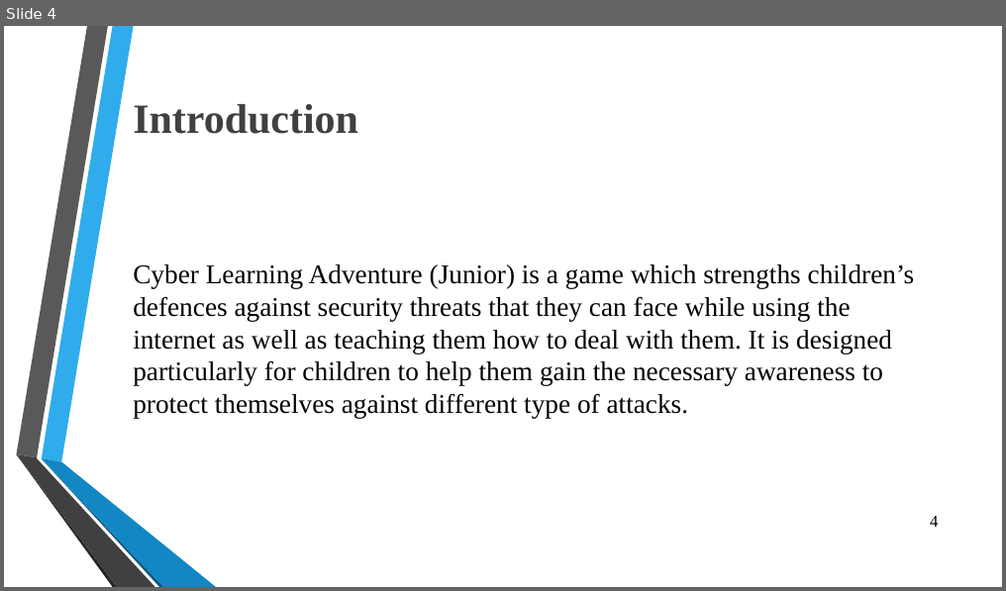
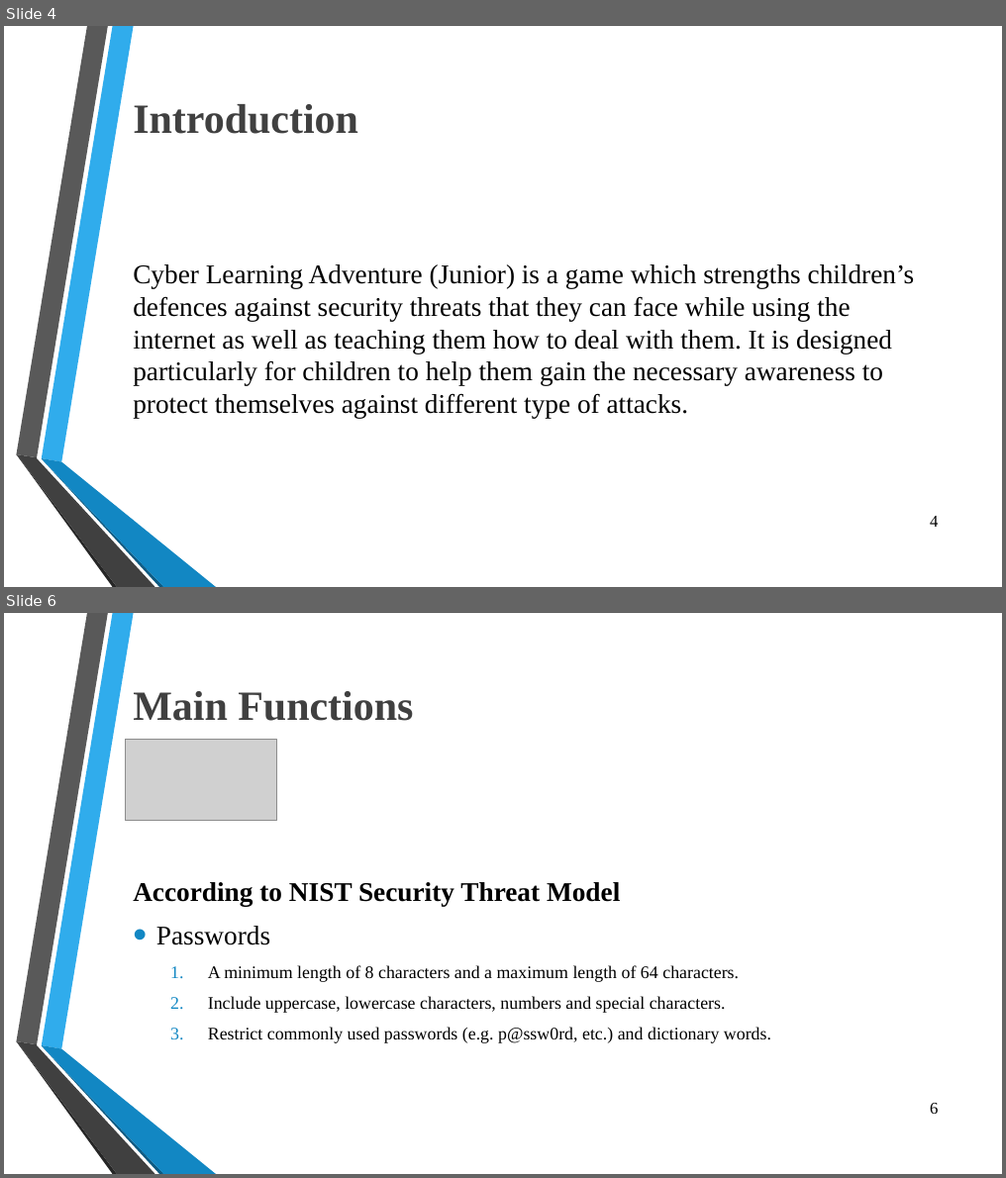
Before and after one commit to OmarSedkyUI/CyberLearningAdventureJunior, a slide deck: Graduation_Project_Presentation_Seminar2.pptx. Shown one above the other, each under a label of ours: slide 4 before the commit, slides 4 and 6 after it; the slides between them are not shown. The pictures are 1006x591 and 1006x1178 pixels, drawn with LibreOffice and Linux fonts; fonts in the diff are those of the drawing; grey boxes stand for pictures; background and template pictures are left out. Boxes give left, top, right and bottom in pixels: in the first picture for what was removed or moved away, otherwise in the second. Text is boxed around its words. In the diff, an @@ line names an element or a change of style, - is before the commit and + after.

```diff
--- a/Graduation_Project_Presentation_Seminar2.pptx
+++ b/Graduation_Project_Presentation_Seminar2.pptx
@@ slide 6 added at (4,613,1002,1174), background picture (left out); not listed: 6 template elements that a slide beside it also shows @@
@@ title added at (133,691,413,721), 40 pt, text #404040, bold @@
+Main Functions
@@ picture added at (126,740,276,821) @@
@@ text added at (133,882,771,1044), 17 pt, text #000000 @@
+According to NIST Security Threat Model
+• Passwords
+  1. A minimum length of 8 characters and a maximum length of 64 characters.
+  2. Include uppercase, lowercase characters, numbers and special characters.
+  3. Restrict commonly used passwords (e.g. p@ssw0rd, etc.) and dictionary words.
@@ page number added at (930,1103,938,1114), 16 pt, text #000000 @@
+6
```
Also in this commit, not shown: 6 slides changed, 3 other slides added.
